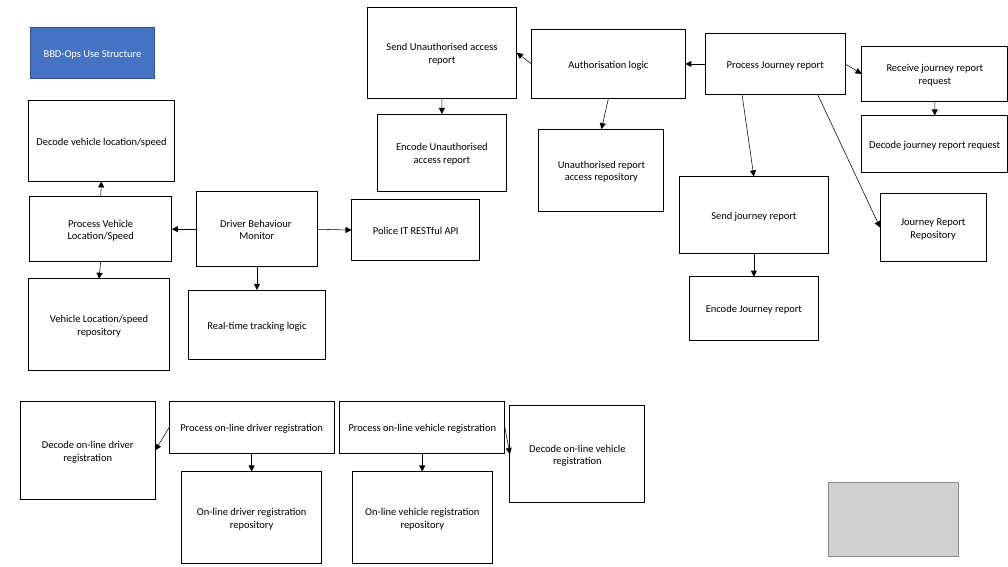
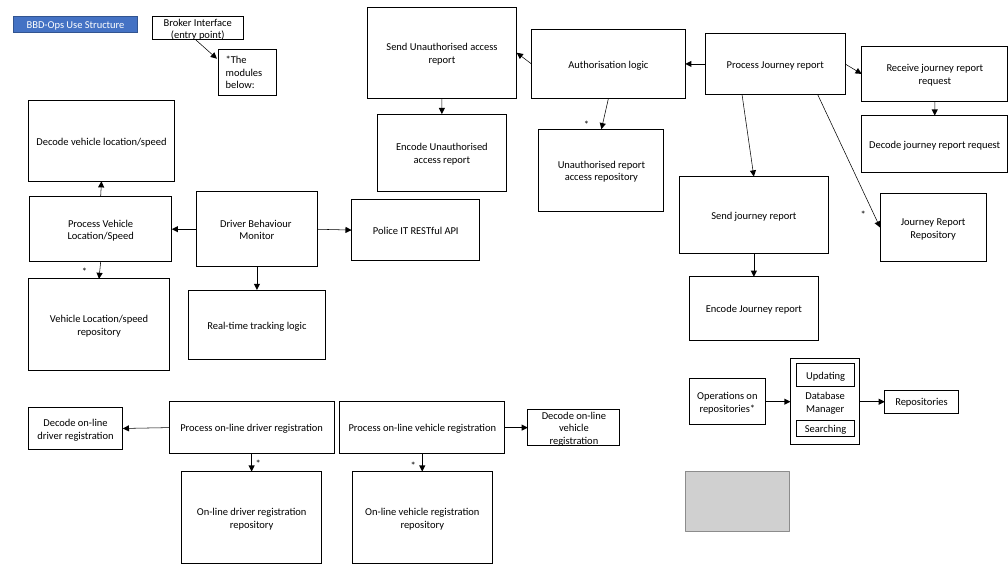
Before and after one commit to st970703/Software_Architecture_Report, a slide deck: slide 3 of Big Brother Driver Diagrams.pptx. Drawn at 1008x567 pixels with LibreOffice and Linux fonts; fonts in the diff are those of the drawing; grey boxes stand for pictures. Boxes give left, top, right and bottom in pixels: in the first picture for what was removed or moved away, otherwise in the second. Text is boxed around its words. In the diff, an @@ line names an element or a change of style, - is before the commit and + after.

```diff
--- a/Big Brother Driver Diagrams.pptx
+++ b/Big Brother Driver Diagrams.pptx
@@ rectangle "BBD-Ops Use Structure": place and size @@
-rectangle "BBD-Ops Use Structure" at [30, 28, 154, 79]
+rectangle "BBD-Ops Use Structure" at [14, 16, 138, 32]
@@ rectangle added at [153, 17, 243, 40], fill #FFFFFF, outline #000000 1 pt, 10 pt, text #000000 @@
+Broker Interface
+(entry point)
@@ arrow added from (196, 40) to (217, 59), #000000 0.5 pt @@
@@ rectangle added at [219, 49, 276, 95], fill #FFFFFF, outline #000000 1 pt, 10 pt, text #000000 @@
+*The modules below:
@@ text added at [582, 114, 591, 135], 10 pt, text #000000 @@
+*
@@ text added at [858, 204, 868, 225], 10 pt, text #000000 @@
+*
@@ text added at [79, 262, 89, 282], 10 pt, text #000000 @@
+*
@@ rectangle added at [791, 358, 861, 445], fill #FFFFFF, outline #000000 1 pt, 10 pt, text #000000 @@
+Database Manager
@@ rectangle added at [690, 379, 766, 424], fill #FFFFFF, outline #000000 1 pt, 10 pt, text #000000 @@
+Operations on repositories*
@@ rectangle added at [797, 364, 854, 387], fill #FFFFFF, outline #000000 1 pt, 10 pt, text #000000 @@
+Updating
@@ rectangle "Decode on-line driver registration": place and size @@
-rectangle "Decode on-line driver registration" at [20, 402, 155, 499]
+rectangle "Decode on-line driver registration" at [28, 408, 123, 449]
@@ rectangle "Decode on-line vehicle registration": place and size @@
-rectangle "Decode on-line vehicle registration" at [510, 405, 644, 503]
+rectangle "Decode on-line vehicle registration" at [528, 409, 620, 445]
@@ arrow added from (766, 402) to (791, 402), #000000 0.5 pt @@
@@ arrow added from (860, 402) to (885, 402), #000000 0.5 pt @@
@@ rectangle added at [885, 390, 959, 414], fill #FFFFFF, outline #000000 1 pt, 10 pt, text #000000 @@
+Repositories
@@ arrow moved from (169, 428) - (155, 451) to (169, 428) - (123, 429) @@
@@ arrow moved from (505, 428) - (510, 454) to (505, 428) - (528, 428) @@
@@ rectangle added at [797, 420, 854, 437], fill #FFFFFF, outline #000000 1 pt, 10 pt, text #000000 @@
+Searching
@@ text added at [253, 454, 263, 474], 10 pt, text #000000 @@
+*
@@ text added at [408, 455, 418, 476], 10 pt, text #000000 @@
+*
@@ picture: place and size @@
-picture at [829, 483, 958, 557]
+picture at [685, 472, 789, 532]
```
Also in this commit, not shown: 11 other slides changed, 2 other files.
